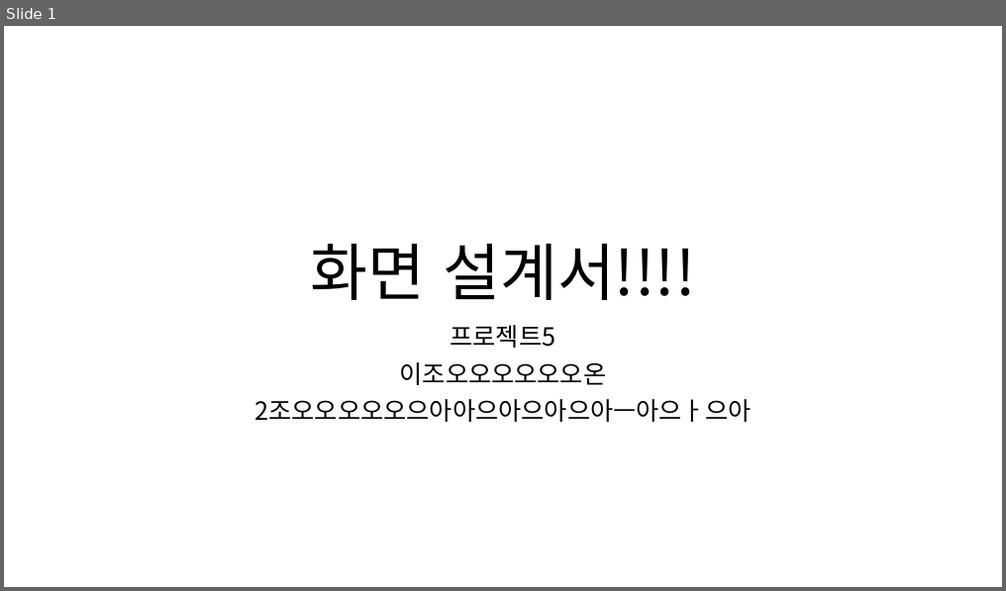
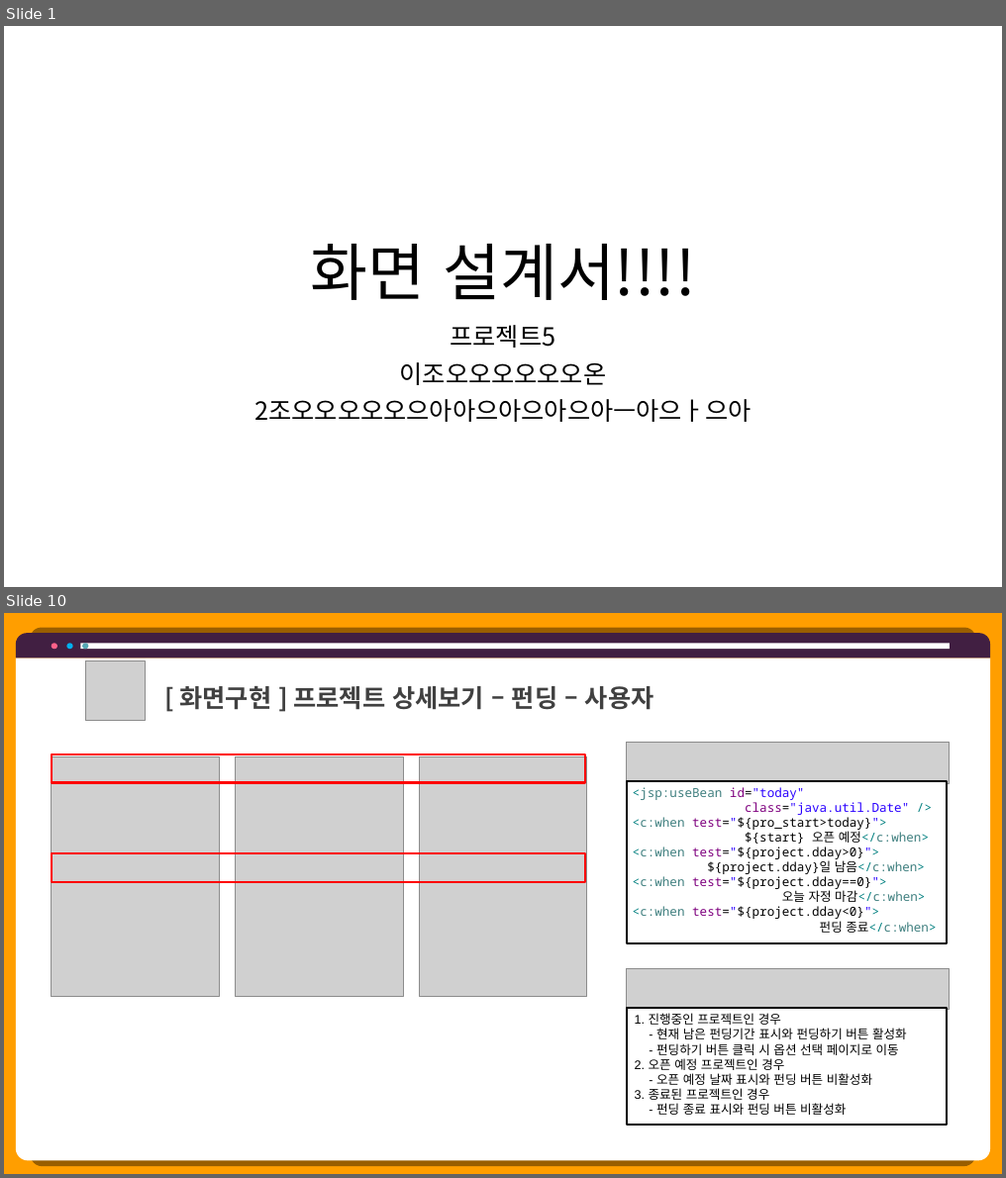
Before and after one commit to hhsw07/ezen-academy-projects, a slide deck: 0 발표용 파워포인트/0608 5차발표/0608 project06 - 파워포인트 - 민기.pptx. Shown one above the other, each under a label of ours: slide 1 before the commit, slides 1 and 10 after it; the slides between them are not shown. The pictures are 1006x591 and 1006x1178 pixels, drawn with LibreOffice and Linux fonts; fonts in the diff are those of the drawing; grey boxes stand for pictures. Boxes give left, top, right and bottom in pixels: in the first picture for what was removed or moved away, otherwise in the second. Text is boxed around its words. In the diff, an @@ line names an element or a change of style, - is before the commit and + after.

```diff
--- a/0 발표용 파워포인트/0608 5차발표/0608 project06 - 파워포인트 - 민기.pptx
+++ b/0 발표용 파워포인트/0608 5차발표/0608 project06 - 파워포인트 - 민기.pptx
@@ slide 10 added at (x1=4, y1=613, x2=1002, y2=1174), background #FF9E00 @@
@@ round same rect added at (x1=16, y1=633, x2=991, y2=658), fill #411F42 @@
@@ round same rect added at (x1=16, y1=658, x2=991, y2=1161), fill #FFFFFF @@
@@ ellipse added at (x1=52, y1=643, x2=57, y2=649), fill #FF6189 @@
@@ ellipse added at (x1=67, y1=643, x2=73, y2=649), fill #00B0F0 @@
@@ rectangle added at (x1=80, y1=643, x2=949, y2=649), fill #FFFFFF @@
@@ ellipse added at (x1=82, y1=643, x2=88, y2=649), fill #57A7B5 @@
@@ picture added at (x1=85, y1=661, x2=145, y2=720) @@
@@ text added at (x1=180, y1=686, x2=654, y2=710), 24 pt, text #404040, bold @@
+[ 화면구현 ] 프로젝트 상세보기 – 펀딩 – 사용자
@@ picture added at (x1=52, y1=757, x2=219, y2=996) @@
@@ rectangle added at (x1=52, y1=755, x2=586, y2=783), outline #FF0000 2 pt @@
@@ picture added at (x1=236, y1=757, x2=403, y2=996) @@
@@ picture added at (x1=419, y1=757, x2=586, y2=996) @@
@@ picture added at (x1=626, y1=742, x2=949, y2=783) @@
@@ rectangle added at (x1=627, y1=781, x2=947, y2=944), fill #FFFFFF, outline #000000 2 pt @@
@@ text added at (x1=633, y1=787, x2=936, y2=933), 12 pt, text #000000 @@
+<jsp:useBean id="today"
+      class="java.util.Date" />
+<c:when test="${pro_start>today}">
+      ${start} 오픈 예정</c:when>
+<c:when test="${project.dday>0}">
+    ${project.dday}일 남음</c:when>
+<c:when test="${project.dday==0}">
+        오늘 자정 마감</c:when>
+<c:when test="${project.dday<0}">
+          펀딩 종료</c:when>
@@ rectangle added at (x1=52, y1=854, x2=586, y2=882), outline #FF0000 2 pt @@
@@ picture added at (x1=626, y1=968, x2=949, y2=1010) @@
@@ rectangle added at (x1=627, y1=1008, x2=947, y2=1124), fill #FFFFFF, outline #000000 2 pt @@
@@ text added at (x1=635, y1=1013, x2=907, y2=1115), 12 pt, text #000000 @@
+1. 진행중인 프로젝트인 경우
+- 현재 남은 펀딩기간 표시와 펀딩하기 버튼 활성화
+- 펀딩하기 버튼 클릭 시 옵션 선택 페이지로 이동
+2. 오픈 예정 프로젝트인 경우
+- 오픈 예정 날짜 표시와 펀딩 버튼 비활성화
+3. 종료된 프로젝트인 경우
+- 펀딩 종료 표시와 펀딩 버튼 비활성화
```
Also in this commit, not shown: 18 other slides added, 7 other files.
